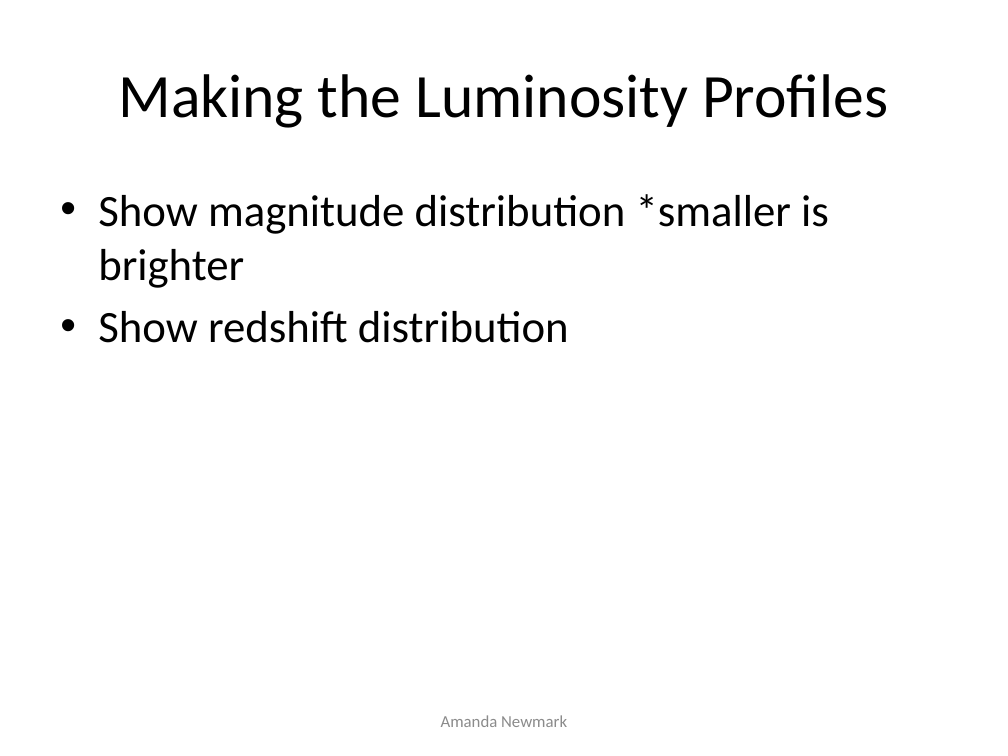
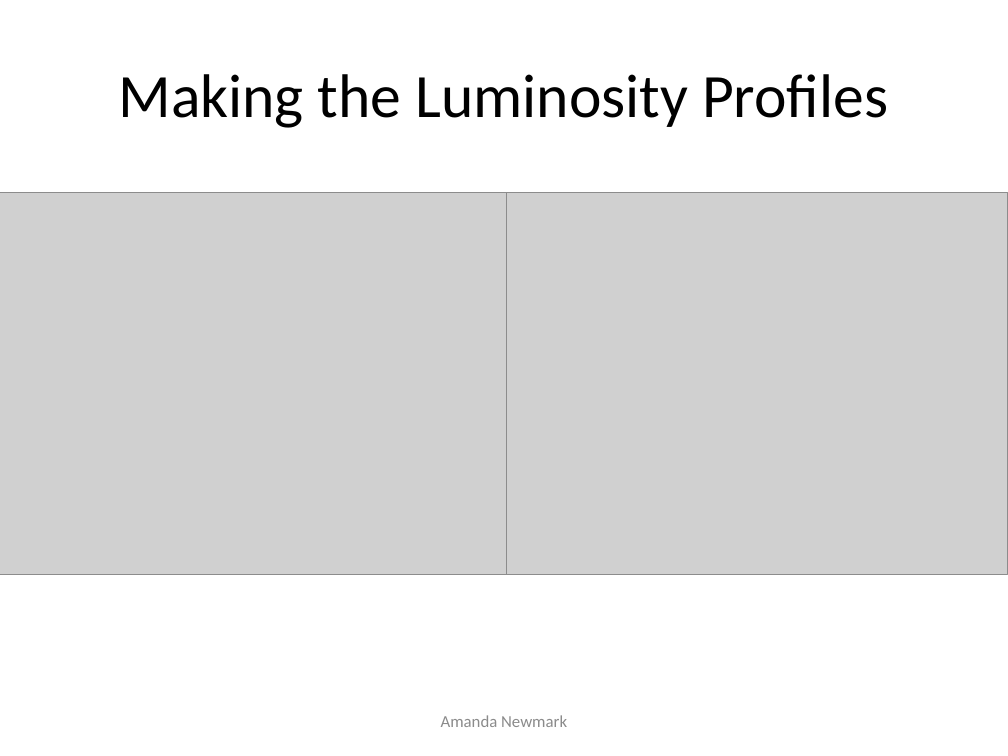
Before and after one commit to anewmark/galaxy_dark_matter, a slide deck: slide 6 of big_presentation.pptx (slide 4 before the commit). Drawn at 1008x756 pixels with LibreOffice and Linux fonts; fonts in the diff are those of the drawing; grey boxes stand for pictures. Boxes give left, top, right and bottom in pixels: in the first picture for what was removed or moved away, otherwise in the second. Text is boxed around its words. In the diff, an @@ line names an element or a change of style, - is before the commit and + after.

```diff
--- a/big_presentation.pptx
+++ b/big_presentation.pptx
@@ picture added at (0,193,507,575) @@
@@ text removed at (98,194,829,343) @@
-• Show magnitude distribution *smaller is brighter
-• Show redshift distribution
@@ picture added at (507,193,1008,575) @@
```
Also in this commit, not shown: 8 other slides changed, 5 slides added, 25 other files.
